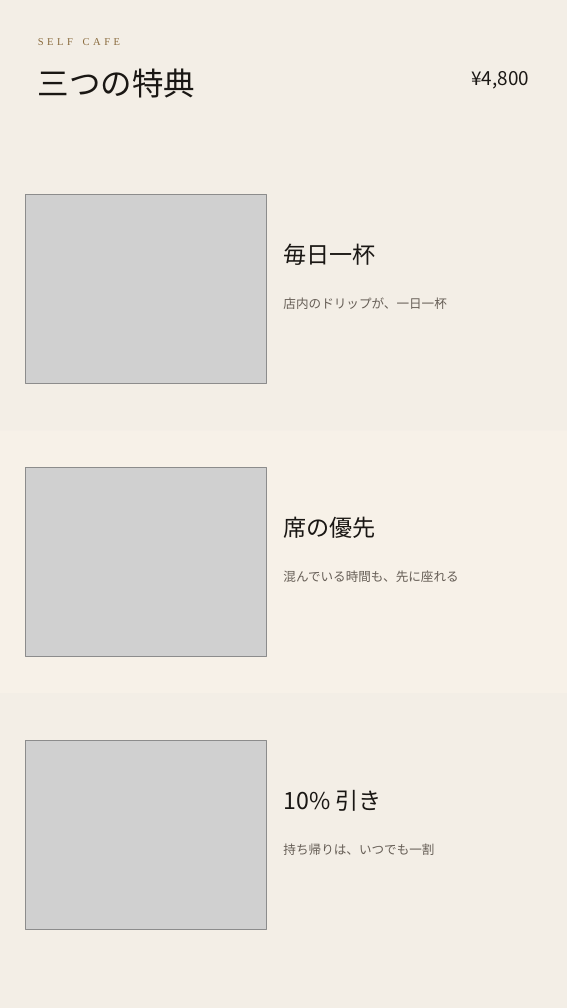
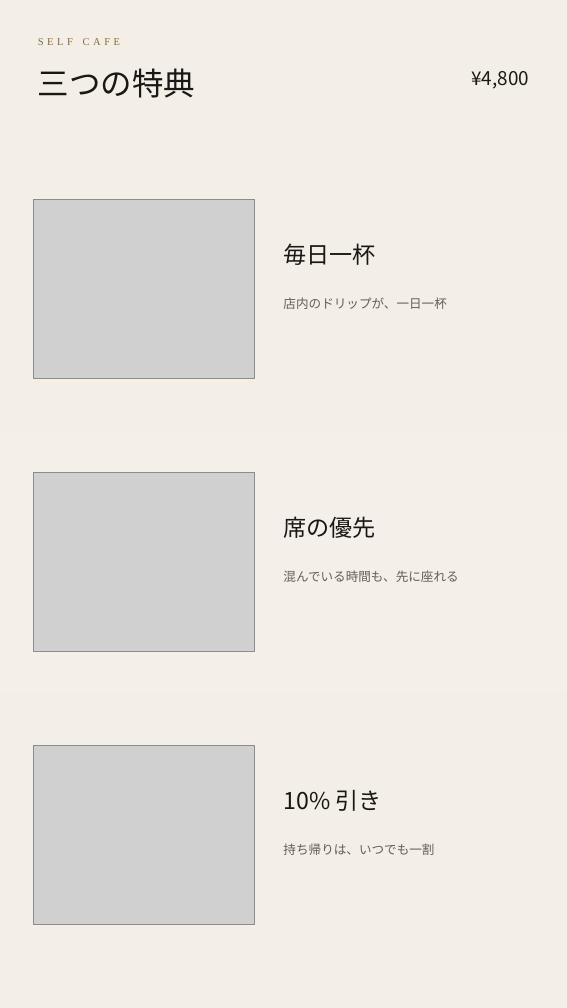
Before and after one commit to Luna-000/questions, a slide deck: slide 14 of designs/self-cafe-cloud-monitor/pptx/クラウドモニタ_縦_Canva用.pptx. Drawn at 567x1008 pixels with LibreOffice and Linux fonts; fonts in the diff are those of the drawing; grey boxes stand for pictures. Boxes give left, top, right and bottom in pixels: in the first picture for what was removed or moved away, otherwise in the second. Text is boxed around its words. In the diff, an @@ line names an element or a change of style, - is before the commit and + after.

```diff
--- a/designs/self-cafe-cloud-monitor/pptx/クラウドモニタ_縦_Canva用.pptx
+++ b/designs/self-cafe-cloud-monitor/pptx/クラウドモニタ_縦_Canva用.pptx
@@ picture: place and size @@
-picture at (25,194,266,383)
+picture at (33,200,254,378)
@@ rectangle at (0,430,567,692): fill #F7F1E8 to #F4EFE8 @@
@@ picture: place and size @@
-picture at (25,467,266,656)
+picture at (33,472,254,651)
@@ picture: place and size @@
-picture at (25,740,266,929)
+picture at (33,745,254,924)
```
Also in this commit, not shown: 4 other slides changed, 44 other files.
